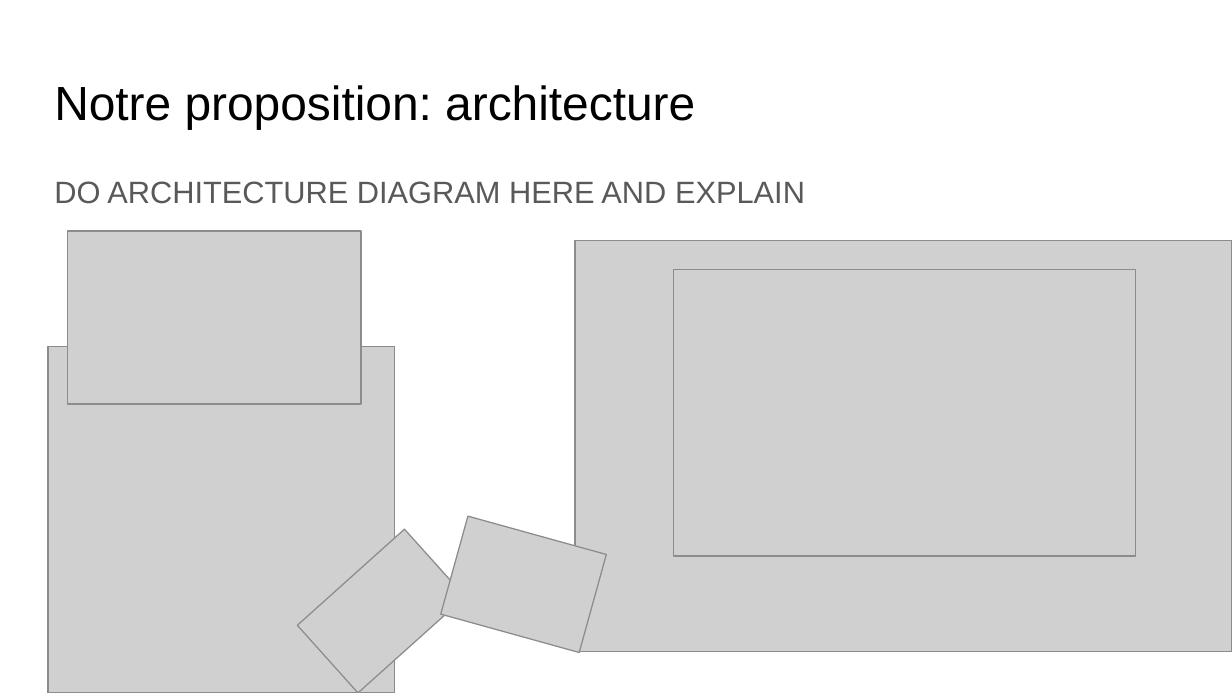
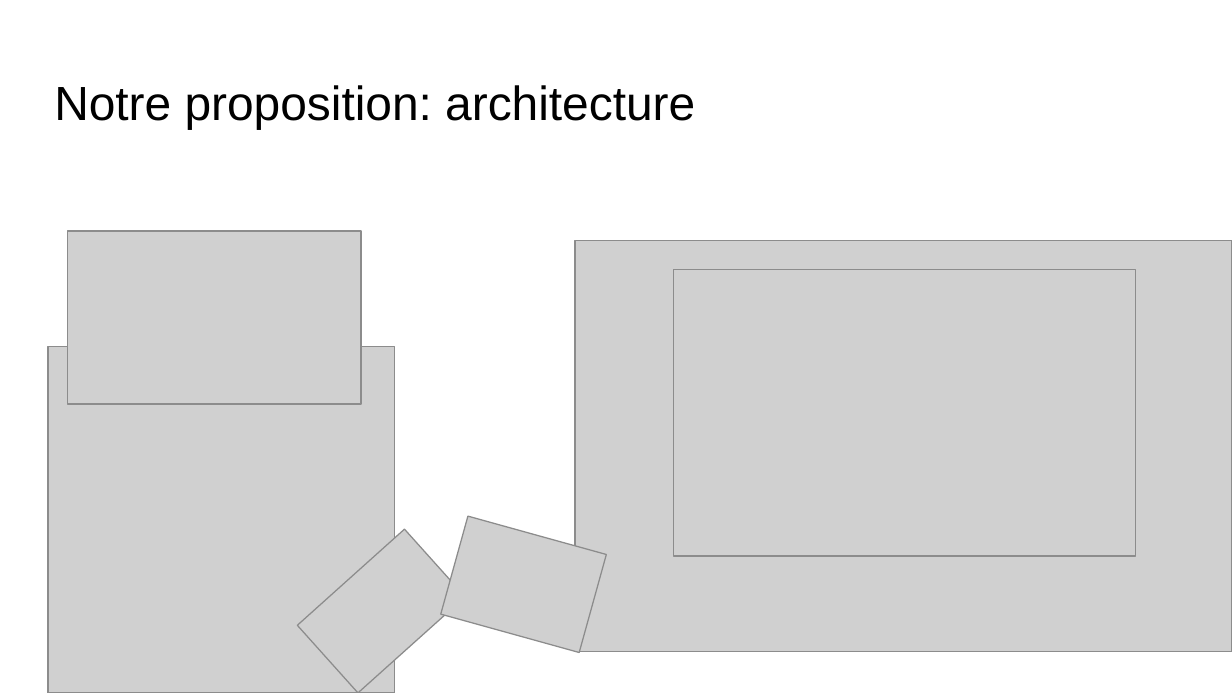
Before and after one commit to claudiosousa/hard-pass, a slide deck: slide 6 of presentation/Intermediaire/Hard-pass.pptx (slide 4 before the commit). Drawn at 1232x693 pixels with LibreOffice and Linux fonts; fonts in the diff are those of the drawing; grey boxes stand for pictures. Boxes give left, top, right and bottom in pixels: in the first picture for what was removed or moved away, otherwise in the second. Text is boxed around its words. In the diff, an @@ line names an element or a change of style, - is before the commit and + after.

```diff
--- a/presentation/Intermediaire/Hard-pass.pptx
+++ b/presentation/Intermediaire/Hard-pass.pptx
@@ text removed at <box>54,181,805,204</box> @@
-DO ARCHITECTURE DIAGRAM HERE AND EXPLAIN
```
Also in this commit, not shown: 3 other slides changed, 2 slides added, 5 other files.
